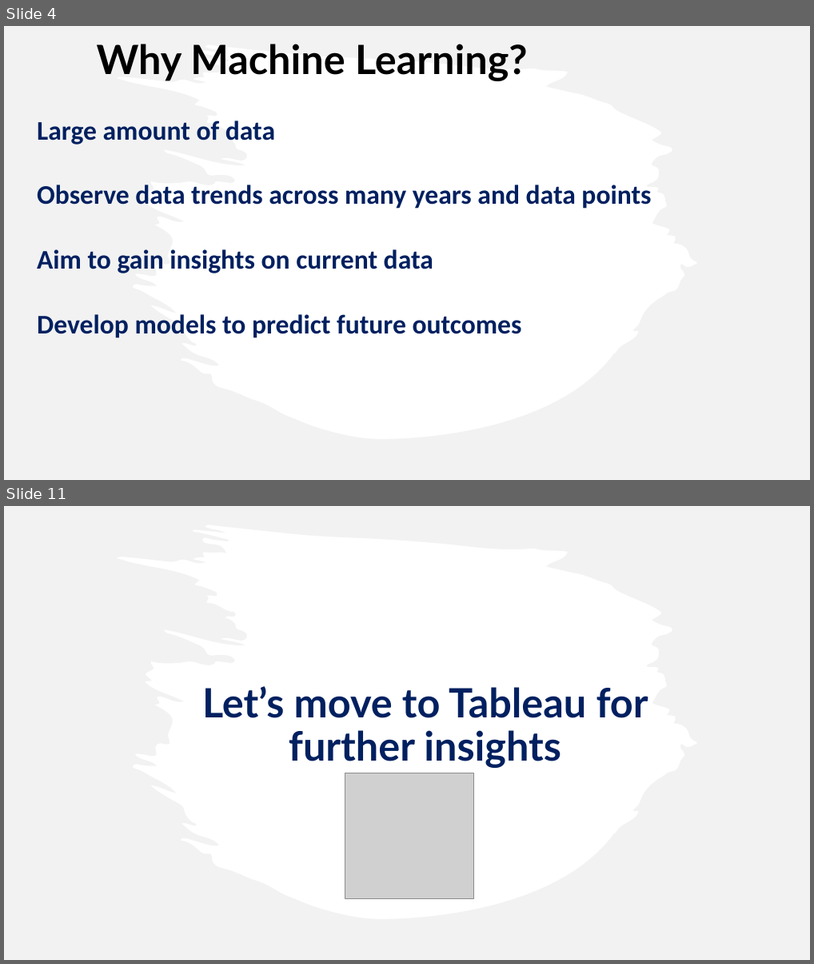
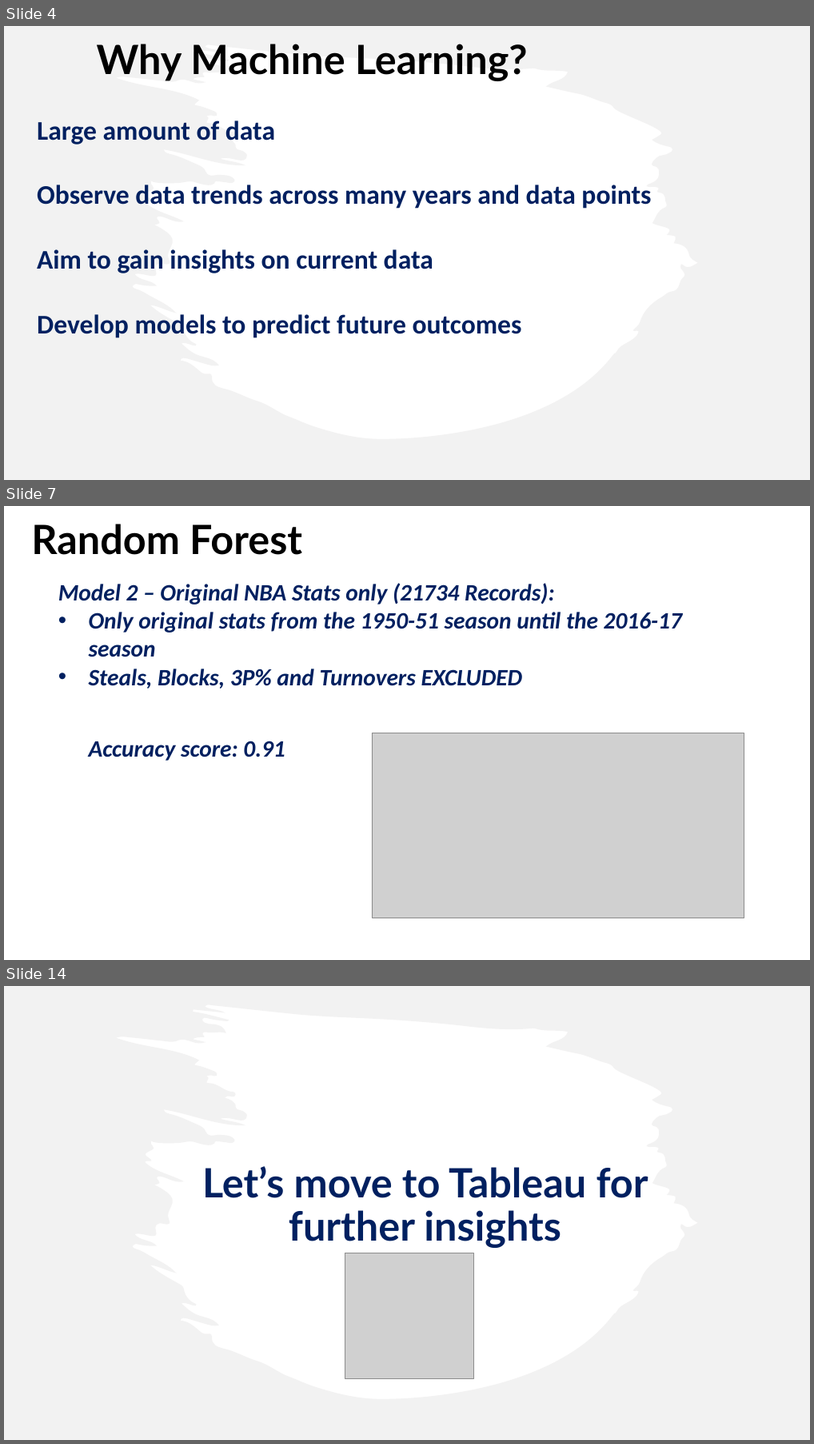
Before and after one commit to caitbeatty/nba_machine_learning, a slide deck: NBAPresentation.pptx. Shown one above the other, each under a label of ours: slides 4 and 11 before the commit, slides 4, 7 and 14 after it; the slides between them are not shown. The pictures are 814x964 and 814x1444 pixels, drawn with LibreOffice and Linux fonts; fonts in the diff are those of the drawing; grey boxes stand for pictures. Boxes give left, top, right and bottom in pixels: in the first picture for what was removed or moved away, otherwise in the second. Text is boxed around its words. In the diff, an @@ line names an element or a change of style, - is before the commit and + after.

```diff
--- a/NBAPresentation.pptx
+++ b/NBAPresentation.pptx
@@ slide 7 added at box(4, 506, 810, 960), background #FFFFFF @@
@@ text added at box(31, 524, 302, 555), 48 pt, text #000000, bold @@
+Random Forest
@@ text added at box(58, 583, 682, 760), 28 pt, text #002060, bold, italic @@
+Model 2 – Original NBA Stats only (21734 Records):
+• Only original stats from the 1950-51 season until the 2016-17 season
+• Steals, Blocks, 3P% and Turnovers EXCLUDED
+  Accuracy score: 0.91
@@ picture added at box(372, 733, 745, 917) @@
@@ what was slide 11 is now slide 14 @@
```
Also in this commit, not shown: 3 slides changed, 5 other slides added, 3 slides removed, 2 other files.
